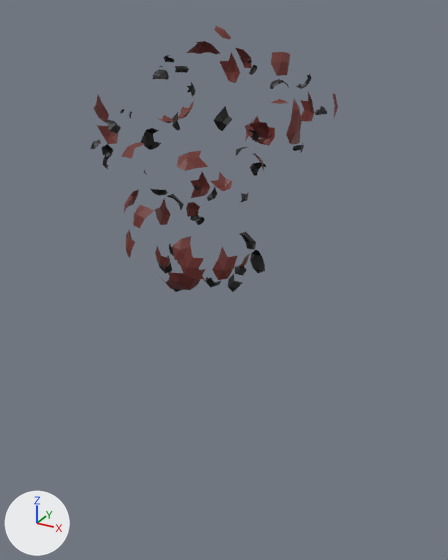
Before and after pictures for a commit that changed the glTF model public/models/azuki_unarmed_frames/explode/explode.f0017.glb.
The view is the same before and after, from a camera (50 mm lens) standing at (9.42, -15.96, 4.96) and looking at (0.38, 0.49, -3.26). Arrows for +X, +Y and +Z are at lower left; the lights stay in place. Where no turn or scale is listed for an object, it has been applied to the vertices. Vertices at the same position are counted once.

The scene before the commit, as lines of its bpy script (objects in view):
```python
me_bodysubnode_001 = bpy.data.meshes.new('BodySubnode.001')
me_bodysubnode_001.from_pydata(...)  # 874 vertices, 878 faces; spans x -4.05..3.45, y -3.75..3.74, z -3.55..4.49
me_bodysubnode_001.materials.append(mat_bakedmaterial)  # picture img_bakedesttexture
ob_body_001 = bpy.data.objects.new('Body.001', me_bodysubnode_001)
ob_body_001.location = (0.0, 0.0, 0.0)
```
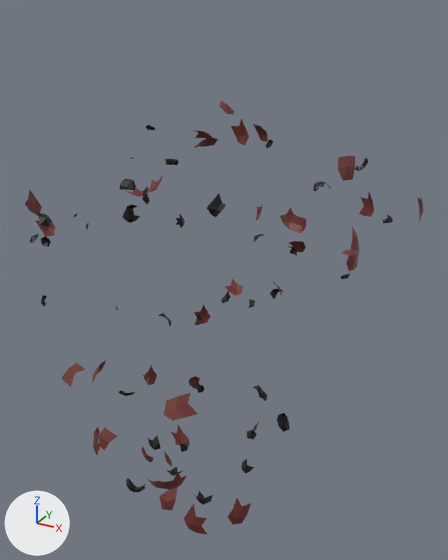
Boxes [x1, y1, x2, y2] around the edits, measured in the pictures (448 x 560 px; the box of a moved part takes in the faces that stretch with it):
'Body.001', reshaped (60% wider, 63% taller)
    before: [90, 26, 338, 292]
    after: [25, 101, 423, 534]
part 1 of me_bodysubnode_001, moved or reshaped
    before: [155, 100, 194, 123]
    after: [127, 174, 163, 196]
part 2 of me_bodysubnode_001, moved or reshaped
    before: [162, 268, 205, 290]
    after: [148, 473, 187, 490]
part 3 of me_bodysubnode_001, moved or reshaped
    before: [240, 254, 250, 267]
    after: [252, 419, 260, 432]
part 4 of me_bodysubnode_001, moved or reshaped
    before: [177, 260, 181, 265]
    after: [171, 425, 189, 446]
part 5 of me_bodysubnode_001, moved or reshaped
    before: [211, 172, 232, 191]
    after: [225, 279, 243, 296]
part 6 of me_bodysubnode_001, moved or reshaped
    before: [286, 99, 302, 144]
    after: [346, 227, 360, 271]
part 7 of me_bodysubnode_001, moved or reshaped
    before: [155, 246, 169, 269]
    after: [141, 447, 154, 462]
part 8 of me_bodysubnode_001, moved or reshaped
    before: [180, 245, 205, 280]
    after: [184, 504, 207, 534]
part 9 of me_bodysubnode_001, moved or reshaped
    before: [94, 95, 109, 124]
    after: [25, 190, 42, 215]
part 10 of me_bodysubnode_001, moved or reshaped (not visible before)
    after: [164, 451, 172, 467]
part 11 of me_bodysubnode_001, moved or reshaped
    before: [126, 229, 135, 258]
    after: [93, 427, 100, 455]
part 12 of me_bodysubnode_001, moved or reshaped
    before: [245, 116, 275, 145]
    after: [280, 207, 306, 233]
part 13 of me_bodysubnode_001, moved or reshaped
    before: [97, 125, 118, 144]
    after: [36, 221, 55, 237]
part 14 of me_bodysubnode_001, moved or reshaped
    before: [191, 172, 210, 198]
    after: [194, 305, 210, 326]
part 15 of me_bodysubnode_001, moved or reshaped
    before: [245, 121, 252, 141]
    after: [256, 204, 262, 221]
part 16 of me_bodysubnode_001, moved or reshaped
    before: [300, 92, 314, 122]
    after: [359, 192, 374, 217]
part 17 of me_bodysubnode_001, moved or reshaped
    before: [212, 247, 237, 280]
    after: [227, 498, 251, 525]
part 18 of me_bodysubnode_001, moved or reshaped
    before: [155, 198, 170, 225]
    after: [143, 365, 157, 385]
part 19 of me_bodysubnode_001, moved or reshaped
    before: [220, 52, 240, 83]
    after: [231, 119, 249, 145]
part 20 of me_bodysubnode_001, moved or reshaped
    before: [333, 94, 338, 117]
    after: [417, 192, 423, 223]
part 21 of me_bodysubnode_001, moved or reshaped
    before: [172, 236, 191, 260]
    after: [159, 488, 177, 510]
part 22 of me_bodysubnode_001, moved or reshaped
    before: [271, 52, 290, 76]
    after: [338, 156, 356, 181]
part 23 of me_bodysubnode_001, moved or reshaped
    before: [177, 151, 208, 171]
    after: [164, 393, 198, 421]
part 24 of me_bodysubnode_001, moved or reshaped
    before: [124, 189, 139, 213]
    after: [92, 360, 106, 384]

The change, as a diff of the scene's bpy script:
```diff
--- a/public/models/azuki_unarmed_frames/explode/explode.f0017.glb.py
+++ b/public/models/azuki_unarmed_frames/explode/explode.f0017.glb.py
@@ me_bodysubnode_001 @@
-me_bodysubnode_001.from_pydata(...)  # 874 vertices, 878 faces; spans x -4.05..3.45, y -3.75..3.74, z -3.55..4.49
+me_bodysubnode_001.from_pydata(...)  # 874 vertices, 878 faces; spans x -7.16..5.95, y -6.84..6.67, z -11.14..2.35
+# me_bodysubnode_001 part 1: the loose piece of 15 vertices spanning x -1.51..-0.53, y -0.37..0.55, z 1.77..2.43 is moved by (-1.16, -0.12, -2.39)
+# me_bodysubnode_001 part 2: the loose piece of 20 vertices spanning x -0.82..0.56, y -1.75..-0.84, z -3.13..-1.95 is moved by (-0.34, -0.84, -7.39)
+# me_bodysubnode_001 part 3: the loose piece of 10 vertices spanning x 0.32..0.79, y 1.1..1.78, z -3.36..-2.56 is moved by (-0.11, 1.36, -7.71)
+# me_bodysubnode_001 part 4: the loose piece of 10 vertices spanning x -1.01..-0.48, y -0.69..0.06, z -2.77..-2.2 is moved by (-0.22, -0.19, -7.02)
+# me_bodysubnode_001 part 5: the loose piece of 9 vertices spanning x -1.36..-0.62, y 2.66..3.08, z -0.95..-0.39 is moved by (-0.75, 2.41, -5.21)
+# me_bodysubnode_001 part 6: the loose piece of 13 vertices spanning x 2.43..2.77, y 0.02..0.83, z 1.43..2.64 is moved by (1.82, 0.58, -3.68)
+# me_bodysubnode_001 part 7: the loose piece of 8 vertices spanning x -0.89..-0.27, y -1.7..-1.45, z -2.37..-1.54 is moved by (-0.41, -0.78, -6.98)
+# me_bodysubnode_001 part 8: the loose piece of 10 vertices spanning x 0.83..1.55, y -2.91..-2.72, z -1.77..-0.81 is moved by (1.12, -1.91, -6.87)
+# me_bodysubnode_001 part 9: the loose piece of 8 vertices spanning x -2.85..-2.61, y -1.68..-1.02, z 1.82..2.65 is moved by (-1.9, -1.27, -2.79)
+# me_bodysubnode_001 part 10: the loose piece of 8 vertices spanning x -1.32..-0.93, y -0.75..-0.17, z -3.29..-2.7 is moved by (-0.5, 0.08, -7.85)
+# me_bodysubnode_001 part 11: the loose piece of 14 vertices spanning x -2.1..-1.28, y -1.97..-1.06, z -2.09..-1.13 is moved by (-1.15, -1.06, -7.19)
+# me_bodysubnode_001 part 12: the loose piece of 13 vertices spanning x -0.31..0.82, y 3.07..3.44, z 0.72..1.61 is moved by (0.33, 2.51, -3.84)
+# me_bodysubnode_001 part 13: the loose piece of 8 vertices spanning x -4.04..-3.54, y -0.02..0.5, z 0.87..1.47 is moved by (-3.12, -0.17, -3.69)
+# me_bodysubnode_001 part 14: the loose piece of 10 vertices spanning x -2.05..-1.51, y 2.41..2.91, z -1.3..-0.34 is moved by (-1.21, 2.0, -6.4)
+# me_bodysubnode_001 part 15: the loose piece of 8 vertices spanning x -0.51..-0.1, y 3.19..3.74, z 0.72..1.55 is moved by (-0.94, 2.93, -3.89)
+# me_bodysubnode_001 part 16: the loose piece of 10 vertices spanning x 1.76..2.4, y 2.6..2.97, z 1.66..2.61 is moved by (1.63, 2.04, -3.45)
+# me_bodysubnode_001 part 17: the loose piece of 9 vertices spanning x 1.56..2.08, y -2.32..-1.82, z -1.95..-0.99 is moved by (1.26, -1.42, -7.06)
+# me_bodysubnode_001 part 18: the loose piece of 9 vertices spanning x -2.07..-1.89, y 0.15..0.86, z -1.79..-0.83 is moved by (-1.12, 0.3, -6.89)
+# me_bodysubnode_001 part 19: the loose piece of 9 vertices spanning x -0.99..-0.27, y 2.66..2.86, z 2.7..3.66 is moved by (-0.57, 1.86, -2.41)
+# me_bodysubnode_001 part 20: the loose piece of 9 vertices spanning x 3.14..3.45, y 1.37..2.03, z 2.0..2.96 is moved by (2.5, 1.37, -3.11)
+# me_bodysubnode_001 part 21: the loose piece of 7 vertices spanning x 0.5..0.98, y -2.78..-2.35, z -1.35..-0.75 is moved by (0.5, -1.85, -7.07)
+# me_bodysubnode_001 part 22: the loose piece of 8 vertices spanning x 2.44..2.84, y -0.92..-0.24, z 3.38..3.93 is moved by (2.02, -0.24, -2.4)
+# me_bodysubnode_001 part 23: the loose piece of 9 vertices spanning x 1.22..1.96, y -3.57..-2.9, z 1.39..1.75 is moved by (1.35, -2.9, -4.88)
+# me_bodysubnode_001 part 24: the loose piece of 12 vertices spanning x -2.67..-2.12, y -0.95..-0.02, z -1.01..-0.42 is moved by (-1.77, -0.29, -6.74)
+# me_bodysubnode_001 part 25: 628 of 874 vertices moved; they spanned x -4.05..2.71, y -3.75..3.5, z -3.55..4.49 and now span x -7.16..4.85, y -6.84..6.21, z -10.97..2.35; mean shift (-0.22, 0.37, -4.7); largest move (0.53, 0.98, -3.2) -> (0.42, 2.34, -10.91)
 me_bodysubnode_001.materials.append(mat_bakedmaterial)
```
